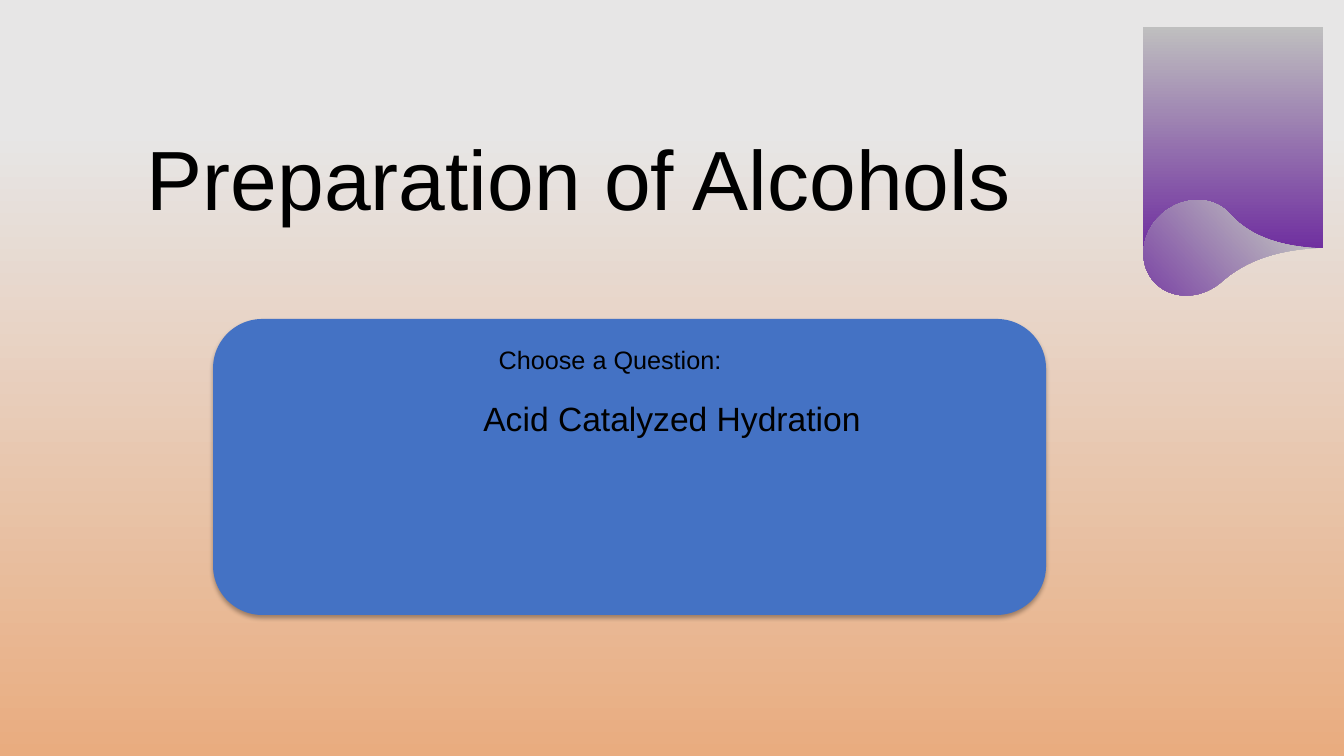
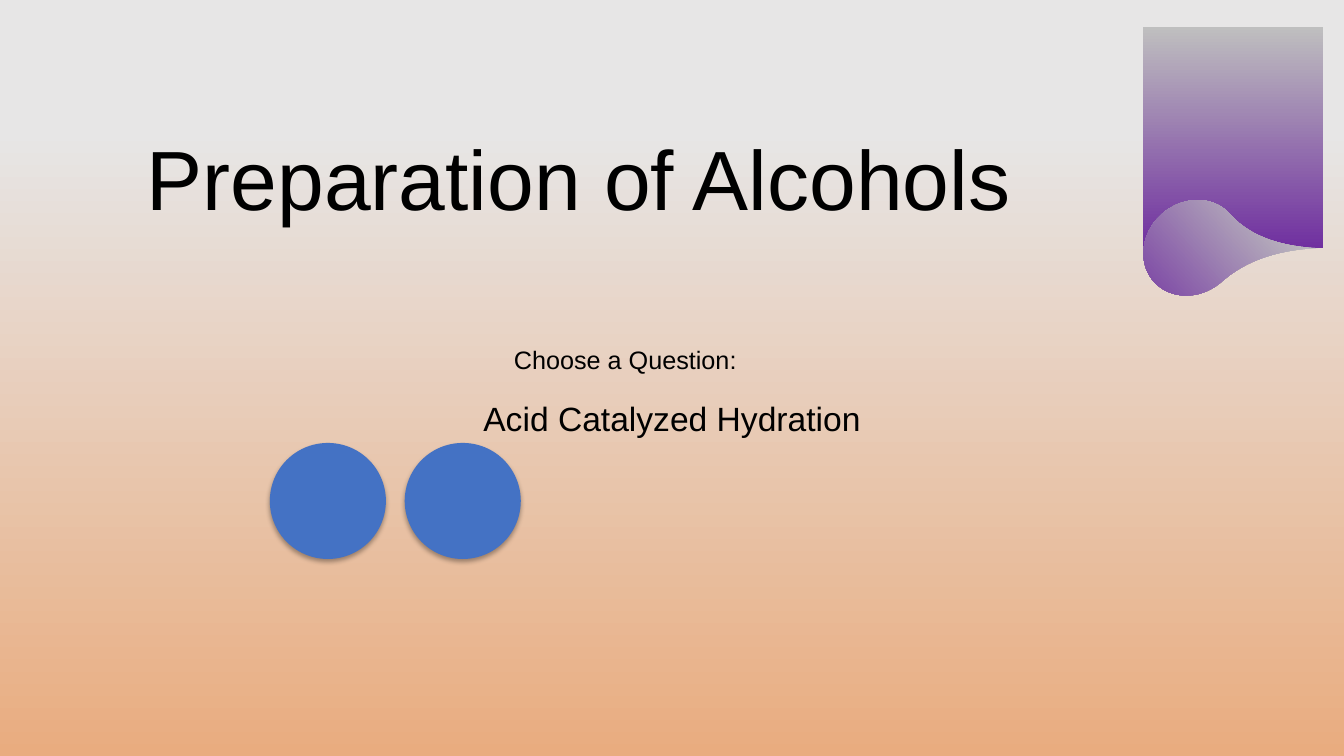
Before and after one commit to chemykill/alcoholproblems, a slide deck: slide 7 of alcoholquestions.pptx. Drawn at 1344x756 pixels with LibreOffice and Linux fonts; fonts in the diff are those of the drawing; background and template pictures are left out. Boxes give left, top, right and bottom in pixels: in the first picture for what was removed or moved away, otherwise in the second. Text is boxed around its words. In the diff, an @@ line names an element or a change of style, - is before the commit and + after.

```diff
--- a/alcoholquestions.pptx
+++ b/alcoholquestions.pptx
@@ rounded rectangle removed at [213, 319, 1046, 615] @@
@@ text "Choose a Question:": place and size @@
-text "Choose a Question:" at [499, 350, 722, 374]
+text "Choose a Question:" at [514, 350, 737, 374]
@@ ellipse added at [270, 443, 386, 559], fill #4472C4 @@
@@ ellipse added at [405, 443, 521, 559], fill #4472C4 @@
```
Also in this commit, not shown: 1 other slide changed.
